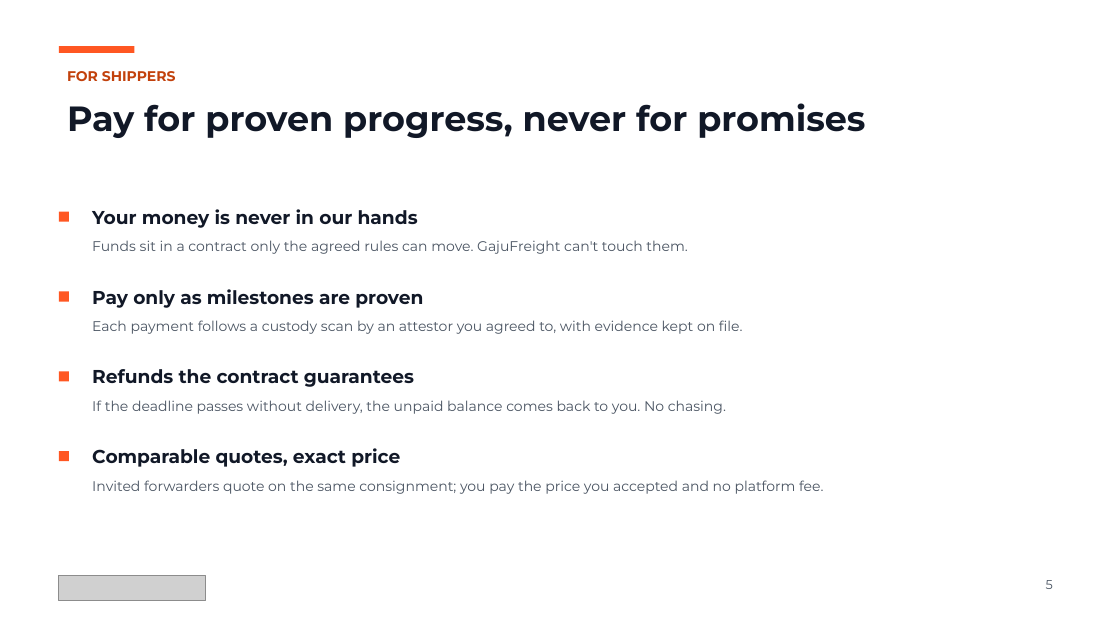
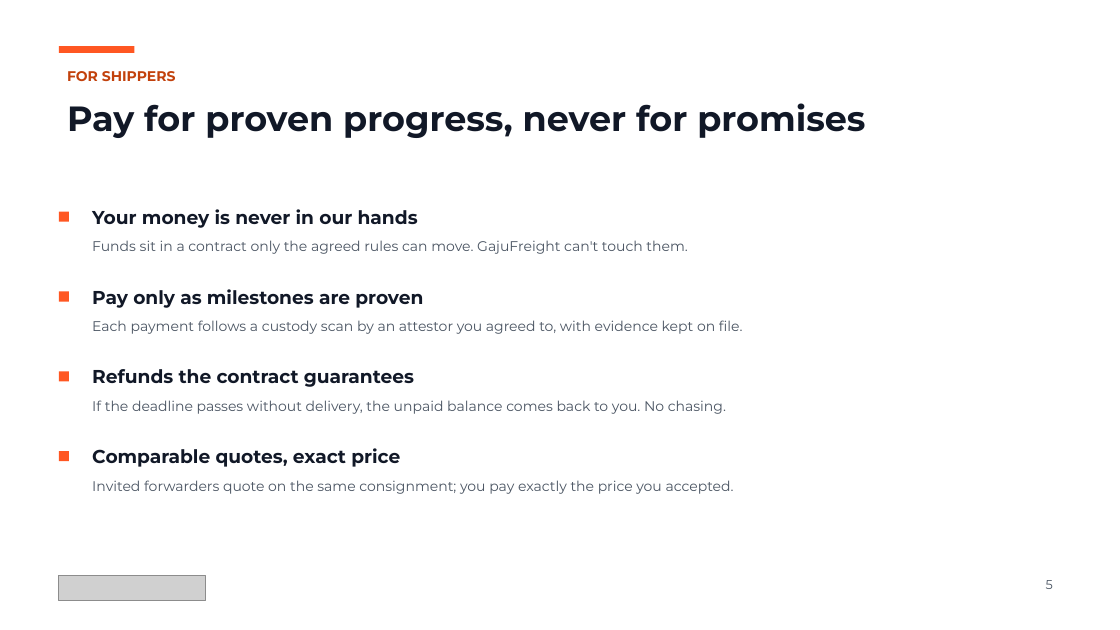
Before and after one commit to shanepreater/gajufreight, a slide deck: slide 5 of docs/pitch/gajufreight-pitch-deck.pptx. Drawn at 1120x630 pixels with LibreOffice and Linux fonts; fonts in the diff are those of the drawing; grey boxes stand for pictures. Boxes give left, top, right and bottom in pixels: in the first picture for what was removed or moved away, otherwise in the second. Text is boxed around its words. In the diff, an @@ line names an element or a change of style, - is before the commit and + after.

```diff
--- a/docs/pitch/gajufreight-pitch-deck.pptx
+++ b/docs/pitch/gajufreight-pitch-deck.pptx
@@ text at (x1=92, y1=480, x2=734, y2=494): text changed @@
-Invited forwarders quote on the same consignment; you pay the price you accepted and no platform fee.
+Invited forwarders quote on the same consignment; you pay exactly the price you accepted.
```
Also in this commit, not shown: 3 other slides changed, 3 other files.
